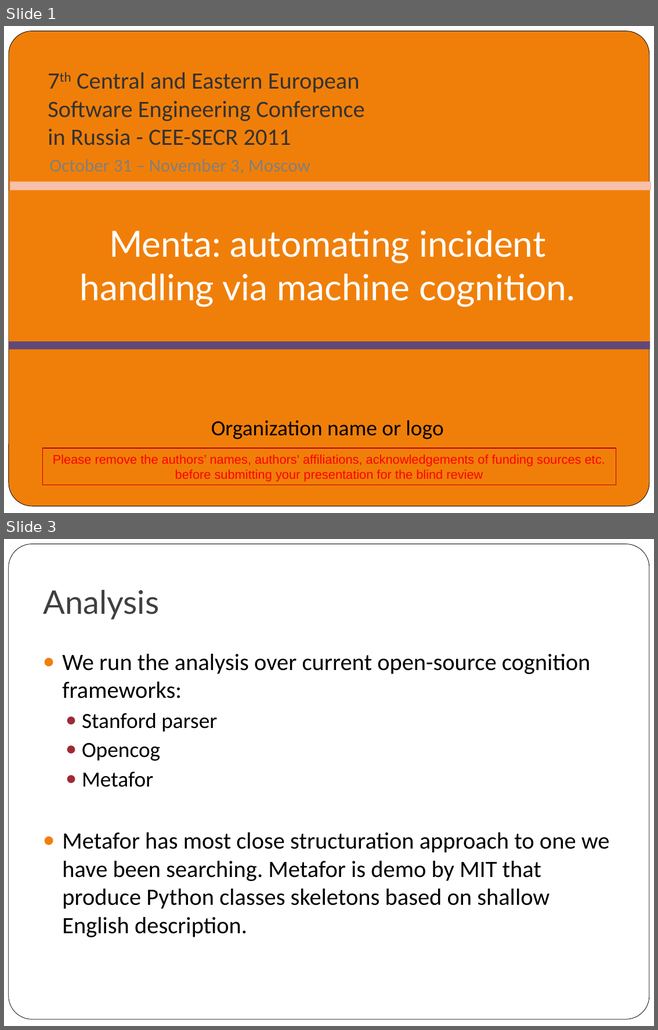
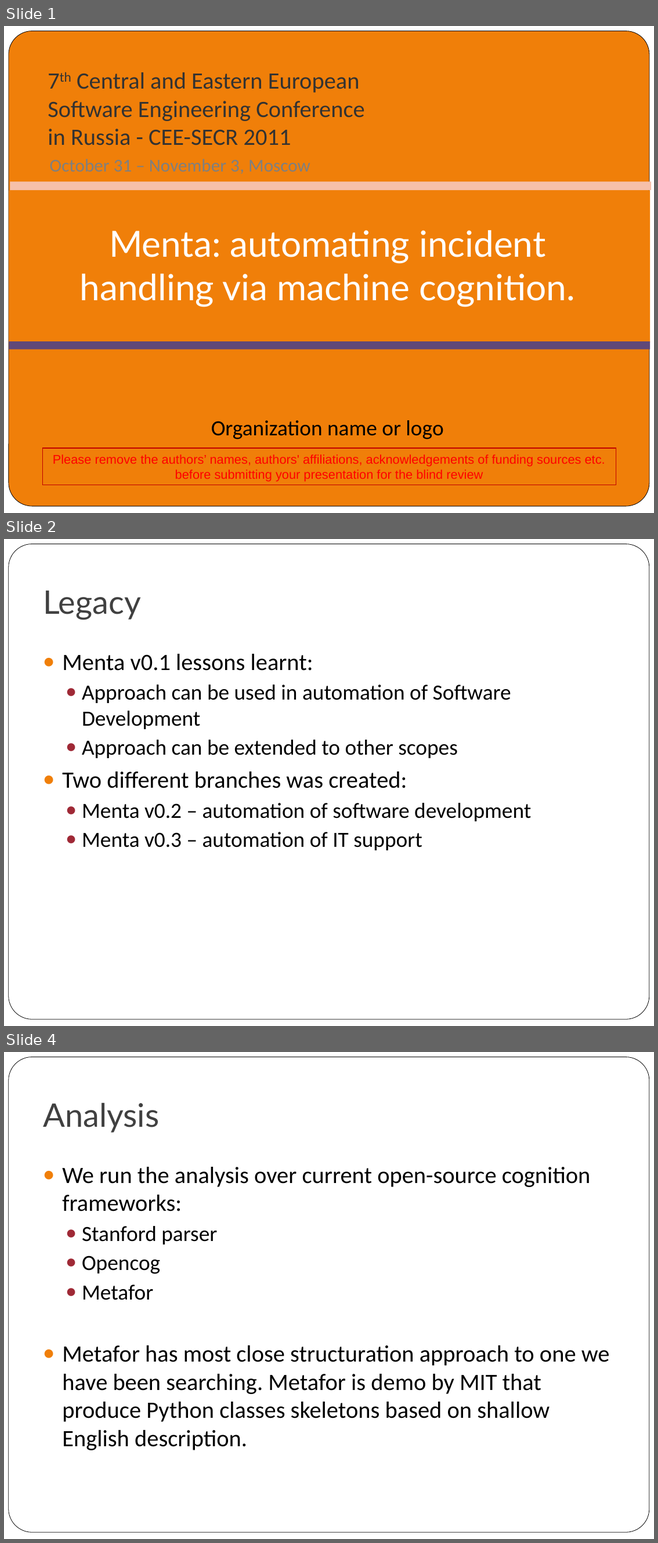
Before and after one commit to bgabbasov/menta-0.3, a slide deck: doc/conference/secr-2011/cee-secr-2011-menta-draft-en-en.ppt. Shown one above the other, each under a label of ours: slides 1 and 3 before the commit, slides 1, 2 and 4 after it; the slides between them are not shown. The pictures are 658x1030 and 658x1543 pixels, drawn with LibreOffice and Linux fonts; fonts in the diff are those of the drawing; background and template pictures are left out. Boxes give left, top, right and bottom in pixels: in the first picture for what was removed or moved away, otherwise in the second. Text is boxed around its words. In the diff, an @@ line names an element or a change of style, - is before the commit and + after.

```diff
--- a/doc/conference/secr-2011/cee-secr-2011-menta-draft-en-en.ppt
+++ b/doc/conference/secr-2011/cee-secr-2011-menta-draft-en-en.ppt
@@ slide 2 added at [4, 539, 654, 1026], background #FFFFFF; not listed: 1 template element that a slide beside it also shows @@
@@ title added at [43, 591, 141, 620], 36 pt, text #404040 @@
+Legacy
@@ text added at [62, 654, 531, 850], 24 pt, text #000000 @@
+● Menta v0.1 lessons learnt:
+  ● Approach can be used in automation of Software Development
+  ● Approach can be extended to other scopes
+● Two different branches was created:
+  ● Menta v0.2 – automation of software development
+  ● Menta v0.3 – automation of IT support
@@ what was slide 3 is now slide 4 @@
```
Also in this commit, not shown: 1 slide changed.
